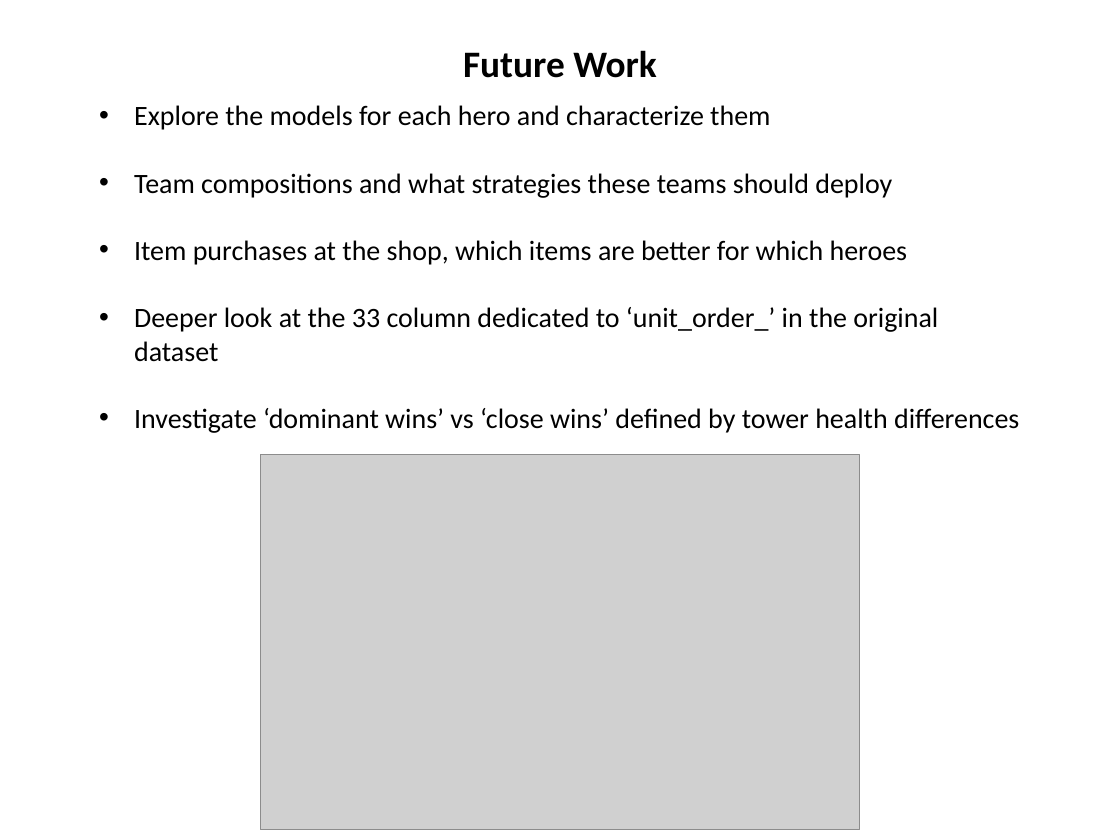
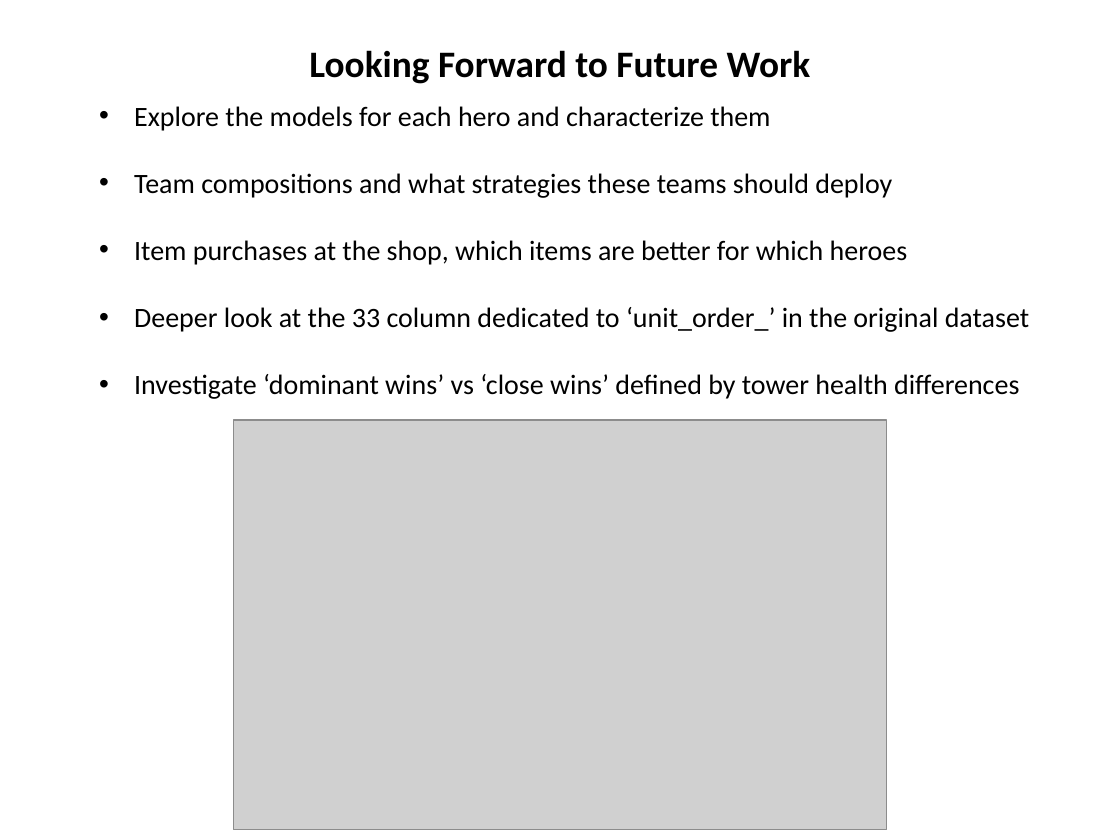
Before and after one commit to DMzMin/LMS_Dota2, a slide deck: slide 11 of Dota2_Presentation.pptx. Drawn at 1120x840 pixels with LibreOffice and Linux fonts; fonts in the diff are those of the drawing; grey boxes stand for pictures. Boxes give left, top, right and bottom in pixels: in the first picture for what was removed or moved away, otherwise in the second. Text is boxed around its words. In the diff, an @@ line names an element or a change of style, - is before the commit and + after.

Commit message:
tweaks to ppt

```diff
--- a/Dota2_Presentation.pptx
+++ b/Dota2_Presentation.pptx
@@ text at <box>309,50,811,84</box>: text changed @@
-Future Work
+Looking Forward to Future Work
@@ text "Explore the models for each ..." rewrapped from <box>134,105,1019,433</box> to <box>134,106,1029,399</box> @@
@@ picture: place and size @@
-picture at <box>261,454,860,829</box>
+picture at <box>233,420,887,830</box>
```
Also in this commit, not shown: 2 other slides changed.
